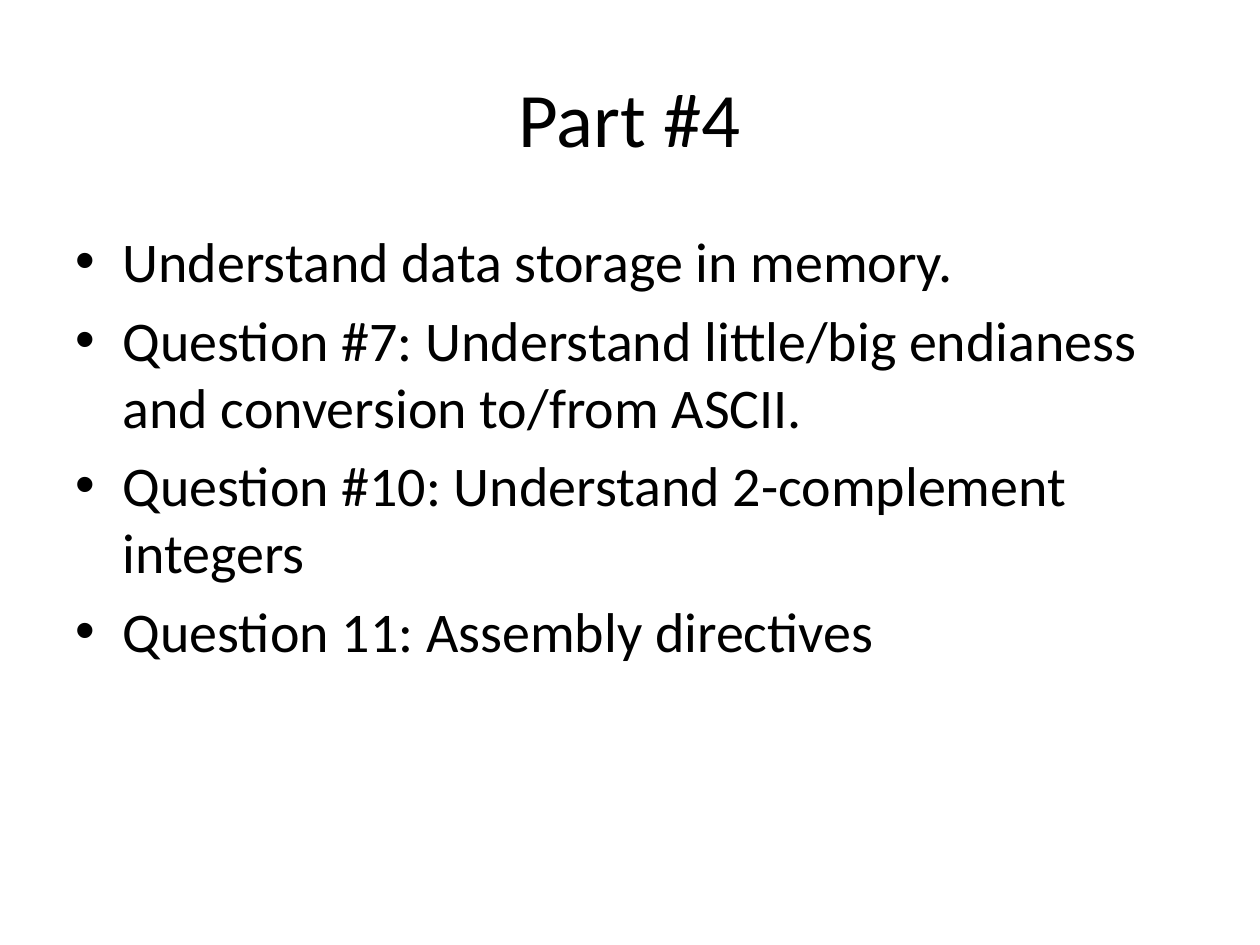
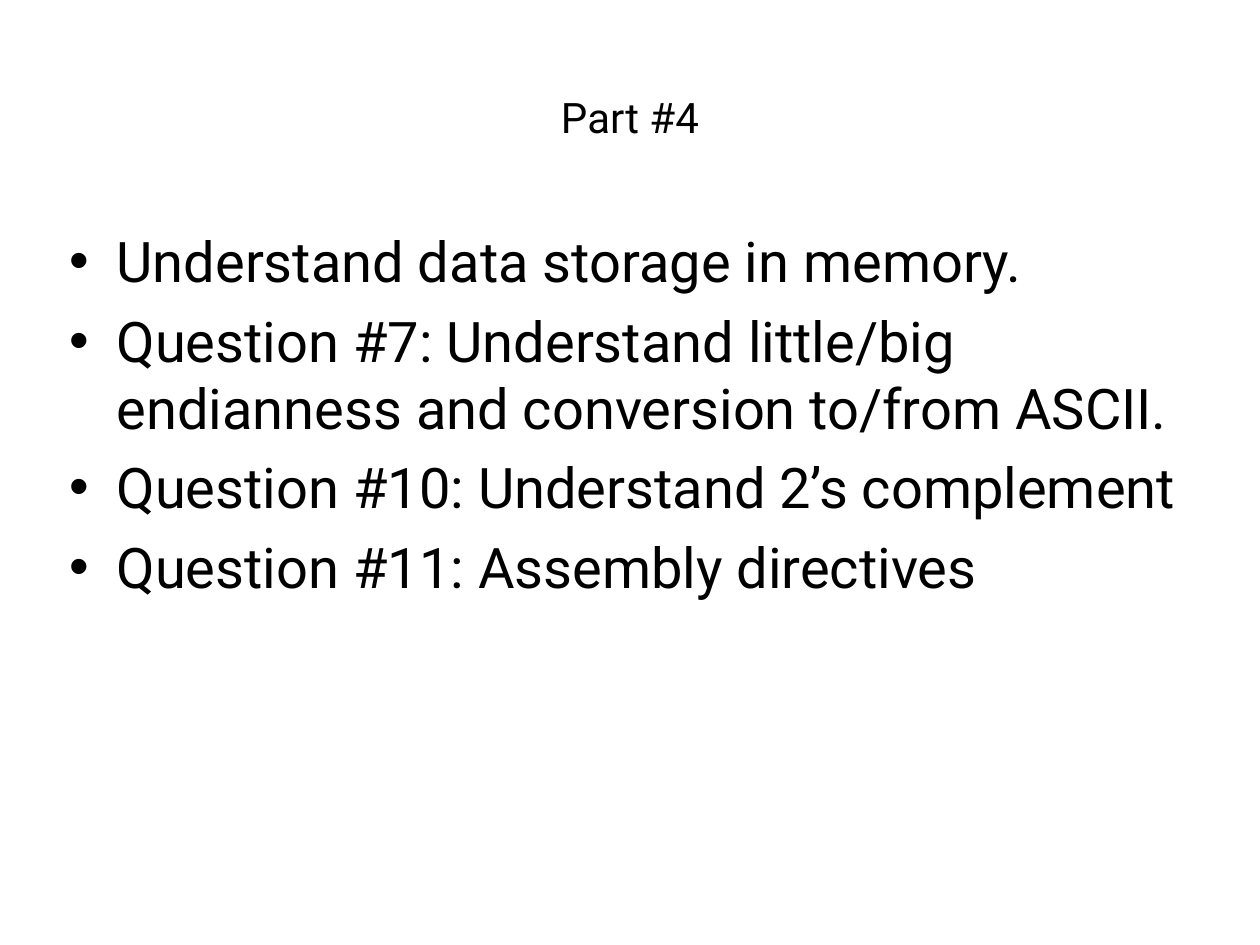
Before and after one commit to cmput229/Lab_Intro, a slide deck: slide 5 of resources/slides/class.pptx. Drawn at 1260x945 pixels with LibreOffice and Linux fonts; fonts in the diff are those of the drawing. Boxes give left, top, right and bottom in pixels: in the first picture for what was removed or moved away, otherwise in the second. Text is boxed around its words. In the diff, an @@ line names an element or a change of style, - is before the commit and + after.

```diff
--- a/resources/slides/class.pptx
+++ b/resources/slides/class.pptx
@@ title "Part #4" at (x1=561, y1=103, x2=698, y2=134): size 44 to 24 pt, font Calibri to Roboto @@
@@ text at (x1=117, y1=240, x2=1021, y2=294): font Calibri to Roboto in "Understand data storage in memory."; indent changed @@
@@ text at (x1=117, y1=320, x2=1175, y2=600): text changed; font Calibri to Roboto @@
-• Question #7: Understand little/big endianess and conversion to/from ASCII.
-• Question #10: Understand 2-complement integers
-• Question 11: Assembly directives
+• Question #7: Understand little/big endianness and conversion to/from ASCII.
+• Question #10: Understand 2’s complement
+• Question #11: Assembly directives
```
Also in this commit, not shown: 14 other slides changed, 1 other file.
